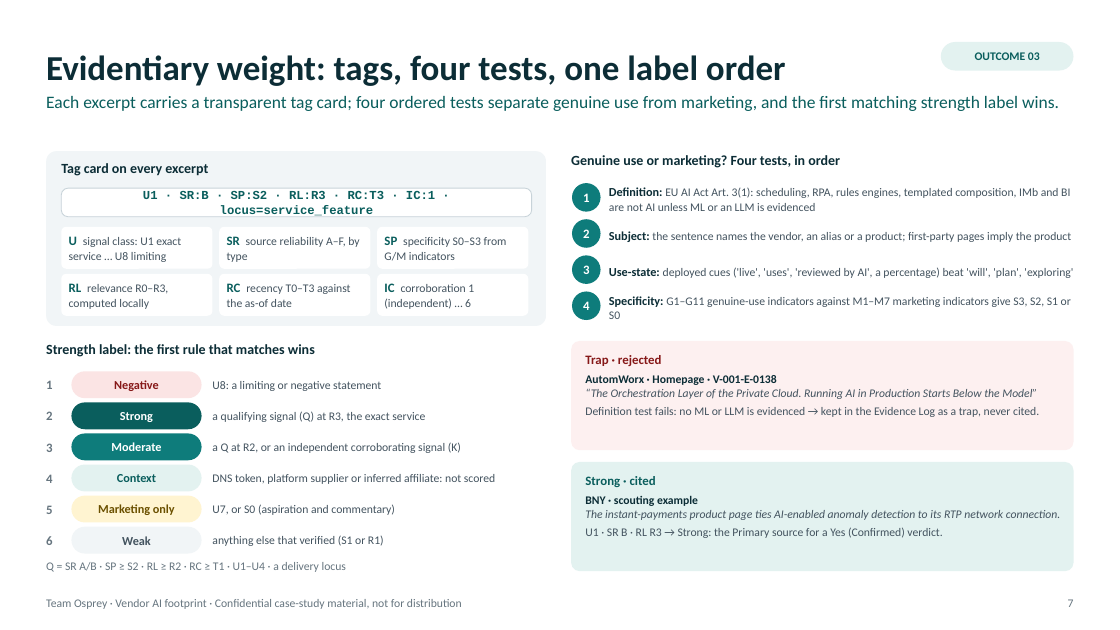
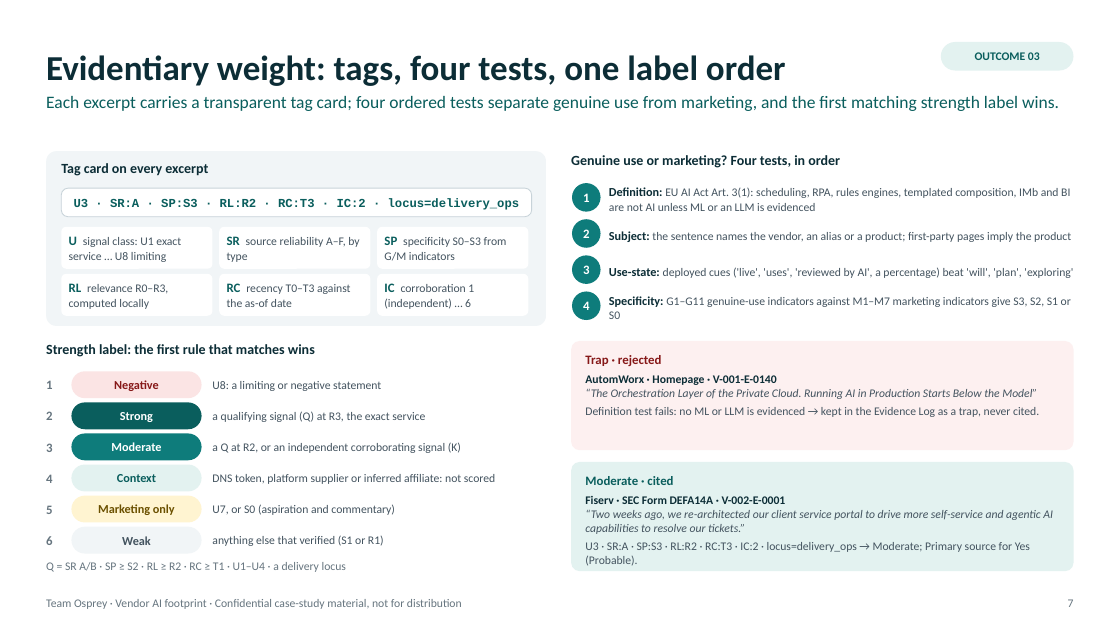
Before and after one commit to rakshit-737/vendor-ai-footprint, a slide deck: slide 7 of submission/Team_Osprey_Vendor_AI_Footprint.pptx. Drawn at 1120x630 pixels with LibreOffice and Linux fonts; fonts in the diff are those of the drawing. Boxes give left, top, right and bottom in pixels: in the first picture for what was removed or moved away, otherwise in the second. Text is boxed around its words. In the diff, an @@ line names an element or a change of style, - is before the commit and + after.

```diff
--- a/submission/Team_Osprey_Vendor_AI_Footprint.pptx
+++ b/submission/Team_Osprey_Vendor_AI_Footprint.pptx
@@ text in rounded rectangle at box(74, 198, 520, 210): text changed @@
-U1 · SR:B · SP:S2 · RL:R3 · RC:T3 · IC:1 · locus=service_feature
+U3 · SR:A · SP:S3 · RL:R2 · RC:T3 · IC:2 · locus=delivery_ops
@@ text in rounded rectangle at box(585, 375, 777, 385): text changed @@
-AutomWorx · Homepage · V-001-E-0138
+AutomWorx · Homepage · V-001-E-0140
@@ text in rounded rectangle at box(585, 476, 1053, 566): text changed @@
-Strong · cited
-BNY · scouting example
-The instant-payments product page ties AI-enabled anomaly detection to its RTP network connection.
-U1 · SR B · RL R3 → Strong: the Primary source for a Yes (Confirmed) verdict.
+Moderate · cited
+Fiserv · SEC Form DEFA14A · V-002-E-0001
+“Two weeks ago, we re-architected our client service portal to drive more self-service and agentic AI capabilities to resolve our tickets.”
+U3 · SR:A · SP:S3 · RL:R2 · RC:T3 · IC:2 · locus=delivery_ops → Moderate; Primary source for Yes (Probable).
```
Also in this commit, not shown: 12 other slides changed.
